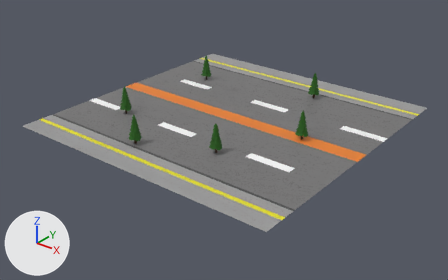
A saved change to the Blender file Resources/LevelData/GameStage/GameStage.blend.
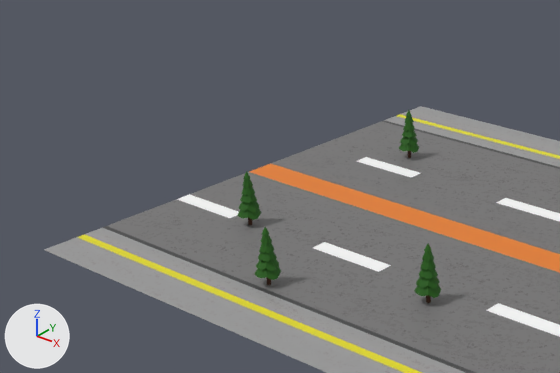
There are two pictures of each version: one whole from a camera (50 mm lens) standing at (97.1, -124.7, 69.3) and looking at (1.1, -4.7, -5.1), one close up on the part from 0% to 63% of the width and 0% to 67% of the height. Every picture has the same lights, and +X, +Y and +Z are marked at lower left.

Objects in the first close-up: 'Ground', 'tree1.003', 'tree1.004', 'tree1.007', 'tree1.011'.
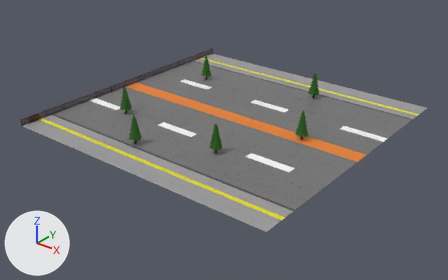
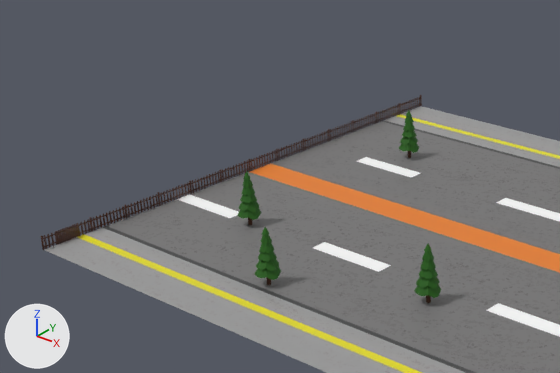
Diff of the bpy script that builds the scene:
```diff
--- a/Resources/LevelData/GameStage/GameStage.blend.py
+++ b/Resources/LevelData/GameStage/GameStage.blend.py
@@ ob_fence1_013 @@
+ob_fence1_013 = bpy.data.objects.new('Fence1.013', me_lowpoly_002_cube_015)  # 164 vertices, 276 faces; spans x -0.95..1.05, y -0.06..0.06, z 0.0..2.1; in mat_マテリアル_015 (picture img_fence_png_014)
+ob_fence1_013.location = (-40.0, -37.0, 0.0)
+ob_fence1_013.rotation_euler = (0.0, 0.0, -1.571)  # degrees (0, 0, -90)
+ob_fence1_013.scale = (3.0, 1.0, 1.0)
@@ ob_fence1_012 @@
+ob_fence1_012 = bpy.data.objects.new('Fence1.012', me_lowpoly_002_cube_014)  # 164 vertices, 276 faces; spans x -0.95..1.05, y -0.06..0.06, z 0.0..2.1; in mat_マテリアル_014 (picture img_fence_png_013)
+ob_fence1_012.location = (-40.0, -35.0, 0.0)
+ob_fence1_012.rotation_euler = (0.0, 0.0, 1.571)  # degrees (0, 0, 90)
+ob_fence1_012.scale = (3.0, 1.0, 1.0)
@@ ob_fence1_011 @@
+ob_fence1_011 = bpy.data.objects.new('Fence1.011', me_lowpoly_002_cube_013)  # 164 vertices, 276 faces; spans x -0.95..1.05, y -0.06..0.06, z 0.0..2.1; in mat_マテリアル_013 (picture img_fence_png_012)
+ob_fence1_011.location = (-40.0, -29.0, 0.0)
+ob_fence1_011.rotation_euler = (0.0, 0.0, 1.571)  # degrees (0, 0, 90)
+ob_fence1_011.scale = (3.0, 1.0, 1.0)
@@ ob_fence1_010 @@
+ob_fence1_010 = bpy.data.objects.new('Fence1.010', me_lowpoly_002_cube_012)  # 164 vertices, 276 faces; spans x -0.95..1.05, y -0.06..0.06, z 0.0..2.1; in mat_マテリアル_012 (picture img_fence_png_011)
+ob_fence1_010.location = (-40.0, -23.0, 0.0)
+ob_fence1_010.rotation_euler = (0.0, 0.0, 1.571)  # degrees (0, 0, 90)
+ob_fence1_010.scale = (3.0, 1.0, 1.0)
@@ ob_fence1_009 @@
+ob_fence1_009 = bpy.data.objects.new('Fence1.009', me_lowpoly_002_cube_011)  # 164 vertices, 276 faces; spans x -0.95..1.05, y -0.06..0.06, z 0.0..2.1; in mat_マテリアル_011 (picture img_fence_png_010)
+ob_fence1_009.location = (-40.0, -17.0, 0.0)
+ob_fence1_009.rotation_euler = (0.0, 0.0, 1.571)  # degrees (0, 0, 90)
+ob_fence1_009.scale = (3.0, 1.0, 1.0)
@@ ob_fence1_008 @@
+ob_fence1_008 = bpy.data.objects.new('Fence1.008', me_lowpoly_002_cube_010)  # 164 vertices, 276 faces; spans x -0.95..1.05, y -0.06..0.06, z 0.0..2.1; in mat_マテリアル_010 (picture img_fence_png_009)
+ob_fence1_008.location = (-40.0, -11.0, 0.0)
+ob_fence1_008.rotation_euler = (0.0, 0.0, 1.571)  # degrees (0, 0, 90)
+ob_fence1_008.scale = (3.0, 1.0, 1.0)
@@ ob_fence1_007 @@
+ob_fence1_007 = bpy.data.objects.new('Fence1.007', me_lowpoly_002_cube_009)  # 164 vertices, 276 faces; spans x -0.95..1.05, y -0.06..0.06, z 0.0..2.1; in mat_マテリアル_009 (picture img_fence_png_008)
+ob_fence1_007.location = (-40.0, -5.0, 0.0)
+ob_fence1_007.rotation_euler = (0.0, 0.0, 1.571)  # degrees (0, 0, 90)
+ob_fence1_007.scale = (3.0, 1.0, 1.0)
@@ ob_fence1_006 @@
+ob_fence1_006 = bpy.data.objects.new('Fence1.006', me_lowpoly_002_cube_008)  # 164 vertices, 276 faces; spans x -0.95..1.05, y -0.06..0.06, z 0.0..2.1; in mat_マテリアル_008 (picture img_fence_png_007)
+ob_fence1_006.location = (-40.0, 1.0, 0.0)
+ob_fence1_006.rotation_euler = (0.0, 0.0, 1.571)  # degrees (0, 0, 90)
+ob_fence1_006.scale = (3.0, 1.0, 1.0)
@@ ob_fence1_005 @@
+ob_fence1_005 = bpy.data.objects.new('Fence1.005', me_lowpoly_002_cube_007)  # 164 vertices, 276 faces; spans x -0.95..1.05, y -0.06..0.06, z 0.0..2.1; in mat_マテリアル_007 (picture img_fence_png_006)
+ob_fence1_005.location = (-40.0, 7.0, 0.0)
+ob_fence1_005.rotation_euler = (0.0, 0.0, 1.571)  # degrees (0, 0, 90)
+ob_fence1_005.scale = (3.0, 1.0, 1.0)
@@ ob_fence1_004 @@
+ob_fence1_004 = bpy.data.objects.new('Fence1.004', me_lowpoly_002_cube_006)  # 164 vertices, 276 faces; spans x -0.95..1.05, y -0.06..0.06, z 0.0..2.1; in mat_マテリアル_006 (picture img_fence_png_005)
+ob_fence1_004.location = (-40.0, 13.0, 0.0)
+ob_fence1_004.rotation_euler = (0.0, 0.0, 1.571)  # degrees (0, 0, 90)
+ob_fence1_004.scale = (3.0, 1.0, 1.0)
@@ ob_fence1_003 @@
+ob_fence1_003 = bpy.data.objects.new('Fence1.003', me_lowpoly_002_cube_004)  # 164 vertices, 276 faces; spans x -0.95..1.05, y -0.06..0.06, z 0.0..2.1; in mat_マテリアル_005 (picture img_fence_png_004)
+ob_fence1_003.location = (-40.0, 19.0, 0.0)
+ob_fence1_003.rotation_euler = (0.0, 0.0, 1.571)  # degrees (0, 0, 90)
+ob_fence1_003.scale = (3.0, 1.0, 1.0)
@@ ob_fence1_002 @@
+ob_fence1_002 = bpy.data.objects.new('Fence1.002', me_lowpoly_002_cube_003)  # 164 vertices, 276 faces; spans x -0.95..1.05, y -0.06..0.06, z 0.0..2.1; in mat_マテリアル_004 (picture img_fence_png_003)
+ob_fence1_002.location = (-40.0, 25.0, 0.0)
+ob_fence1_002.rotation_euler = (0.0, 0.0, 1.571)  # degrees (0, 0, 90)
+ob_fence1_002.scale = (3.0, 1.0, 1.0)
@@ ob_fence1 @@
+ob_fence1 = bpy.data.objects.new('Fence1', me_lowpoly_002_cube_001)  # 164 vertices, 276 faces; spans x -0.95..1.05, y -0.06..0.06, z 0.0..2.1; in mat_マテリアル_002 (picture img_fence_png_001)
+ob_fence1.location = (-40.0, 37.0, 0.0)
+ob_fence1.rotation_euler = (0.0, 0.0, 1.571)  # degrees (0, 0, 90)
+ob_fence1.scale = (3.0, 1.0, 1.0)
@@ ob_fence1_001 @@
+ob_fence1_001 = bpy.data.objects.new('Fence1.001', me_lowpoly_002_cube_002)  # 164 vertices, 276 faces; spans x -0.95..1.05, y -0.06..0.06, z 0.0..2.1; in mat_マテリアル_003 (picture img_fence_png_002)
+ob_fence1_001.location = (-40.0, 31.0, 0.0)
+ob_fence1_001.rotation_euler = (0.0, 0.0, 1.571)  # degrees (0, 0, 90)
+ob_fence1_001.scale = (3.0, 1.0, 1.0)
```

Boxes [x1, y1, x2, y2] around the edits, measured in the close-ups (560 x 373 px):
'Fence1.013', added: after [40, 224, 79, 250]
'Fence1.011', added: after [92, 205, 128, 230]
'Fence1.010', added: after [127, 192, 161, 217]
'Fence1.009', added: after [160, 181, 192, 205]
'Fence1.012', added: after [56, 217, 93, 244]
'Fence1.008', added: after [191, 169, 222, 193]
'Fence1.007', added: after [221, 159, 251, 181]
'Fence1.006', added: after [250, 149, 278, 171]
'Fence1.005', added: after [278, 138, 305, 160]
'Fence1.004', added: after [304, 129, 330, 150]
'Fence1.003', added: after [330, 120, 354, 140]
'Fence1.002', added: after [354, 111, 378, 131]
'Fence1', added: after [400, 95, 422, 114]
'Fence1.001', added: after [377, 103, 400, 122]
